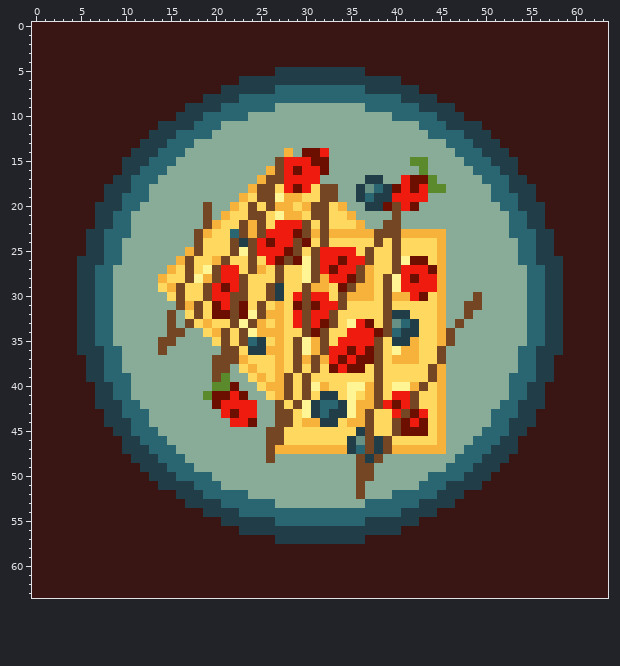
Two versions of one pixel-art sprite, img/20201120-pixeldailies.png. Above is the file before it was changed.
The file is 64x64 pixels.
Now the later version:
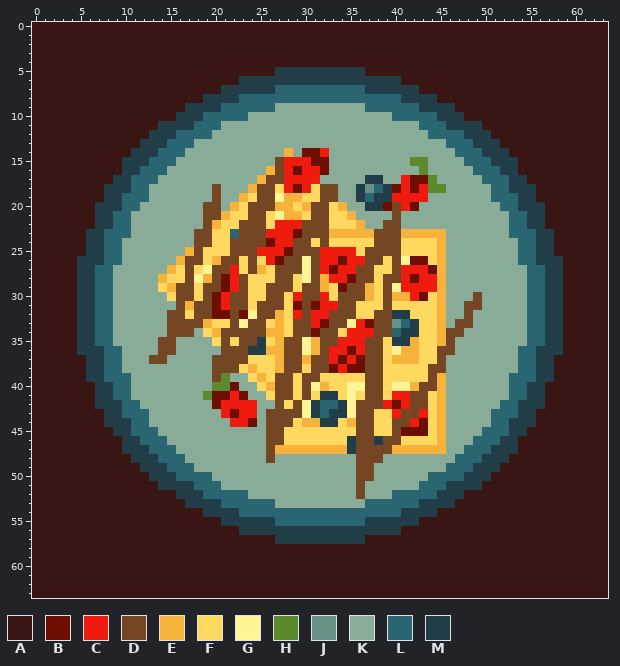
Palette (. is transparent): A #391513  B #6c0e00  C #f01b0f  D #754624  E #f7b23b  F #ffd860  G #fff594  H #5b8a2c  J #679185  K #88ac97  L #2a6671  M #213e48
The author wrote: Edit piece from November 20 2020
Diff:
y 18..19: x 20 K -> D
y 20: x 20 K -> D; x 25 F -> D
y 21: x 20 K -> D
y 22: x 24 E -> D; x 31 F -> D
y 23: x 19 E -> D; x 24 E -> D; x 31 E -> D
y 24: x 19 F -> D; x 23 M -> D; x 25 C -> D; x 30 B -> D; x 39 F -> D
y 25: x 23 G -> D; x 30 F -> D; x 38..39 FF -> DD
y 26: x 18 F -> D; x 22 F -> D; x 29 B -> D; x 38 F -> D
y 27: x 21 C -> D; x 28..29 FF -> DD; x 37 E -> D
y 28: x 21 C -> B; x 28 F -> D; x 37 E -> D; x 40 G -> D
y 29: x 17 F -> D; x 20 C -> D; x 27..28 MF -> DD; x 31 E -> D; x 36 E -> D
y 30: x 17 F -> D; x 20 C -> B; x 27 M -> D; x 31 C -> D; x 35..36 EE -> DD
y 31: x 19 F -> D; x 23 B -> D; x 26..27 FE -> DD; x 35 F -> D
y 32: x 16 K -> D; x 19 F -> D; x 26 E -> D; x 34..35 FF -> DD; x 38 F -> D
y 33: x 16 K -> D; x 18 F -> D; x 25 E -> D; x 29 C -> D; x 34 F -> D; x 38 F -> D; x 48 K -> D
y 34: x 17 K -> D; x 22 F -> D; x 24..25 GE -> DD; x 29 F -> D; x 33 F -> D; x 38 B -> D; x 47 K -> D
y 35: x 24 L -> D; x 28 F -> D; x 33 F -> D; x 37 C -> D
y 36: x 15 K -> D; x 23 F -> D; x 28 F -> D; x 37 B -> D; x 46 K -> D
y 37: x 13..14 KK -> DD; x 23 E -> D; x 28 F -> D; x 32 E -> D; x 37 B -> D
y 38: x 22 K -> D; x 28 F -> D; x 32 F -> D; x 37 F -> D; x 45 E -> D
y 39: x 27 E -> D; x 31 F -> D; x 37 F -> D
y 40: x 27 E -> D; x 37 E -> D; x 44 F -> D
y 41: x 27 E -> D; x 37 E -> D; x 43 F -> D
y 42: x 36..37 EE -> DD; x 43 F -> D
y 43: x 26 K -> D; x 29 F -> D; x 36 E -> D; x 42 B -> D
y 44: x 26 K -> D; x 36 E -> D; x 41 B -> D
y 45: x 36 M -> D
y 46: x 36 J -> D; x 40 F -> D
y 47: x 36 L -> D; x 38 M -> D
y 48: x 37 M -> D
Boxes around the changes in both pictures, in picture pixels (x1, y1, x2, y2):
changed: (149, 184, 473, 463)
